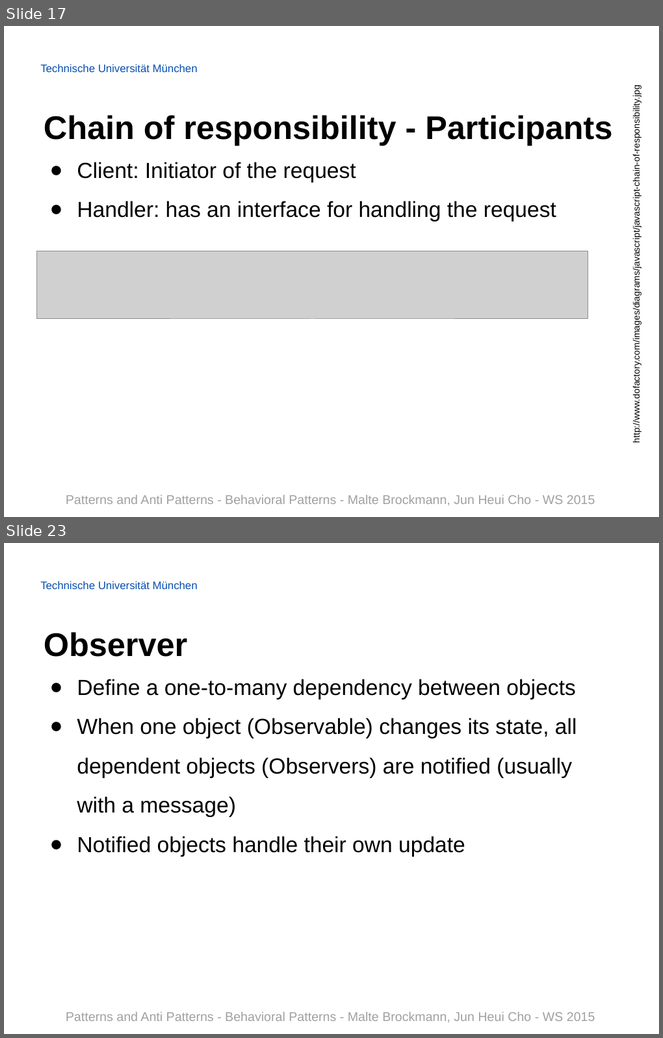
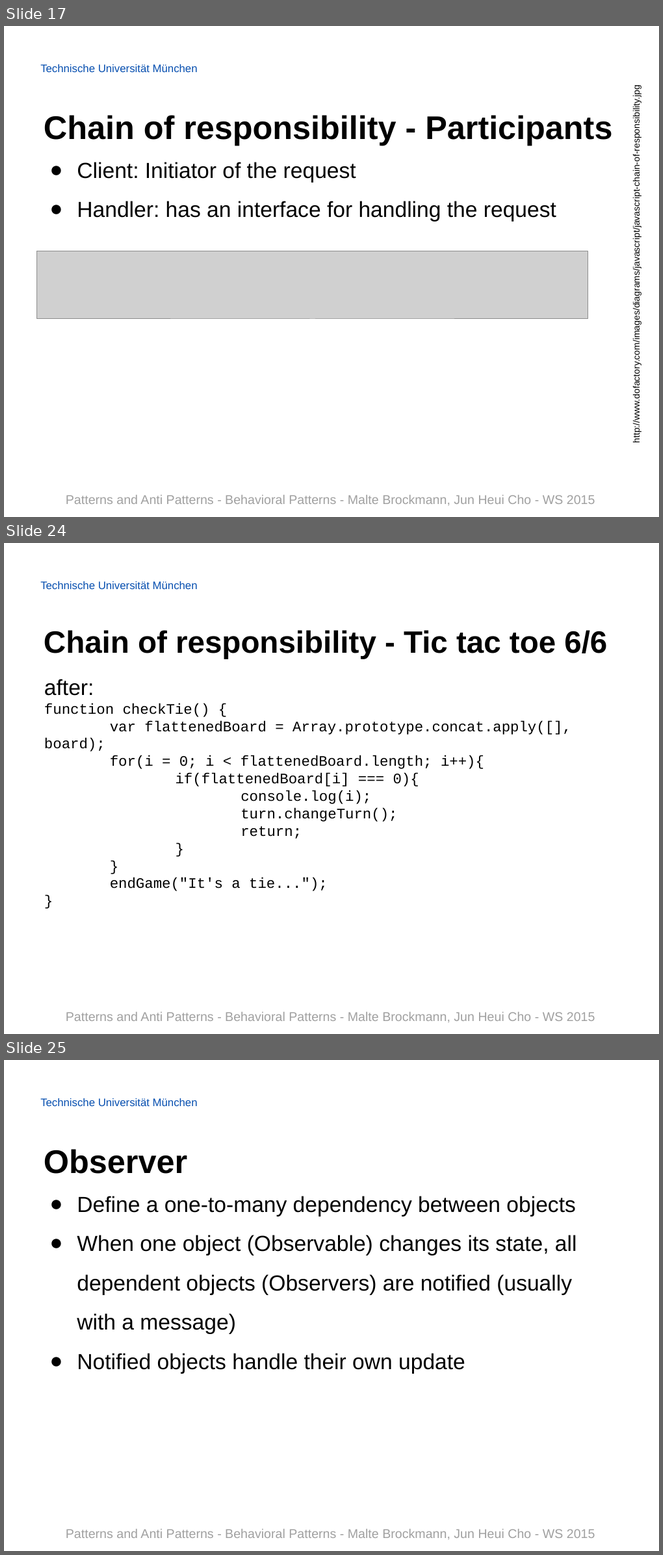
Before and after one commit to Painted6/Behavioral-design-patterns, a slide deck: Behavioral Patterns - JS Patterns and Anti Patterns.pptx. Shown one above the other, each under a label of ours: slides 17 and 23 before the commit, slides 17, 24 and 25 after it; the slides between them are not shown. The pictures are 663x1038 and 663x1555 pixels, drawn with LibreOffice and Linux fonts; fonts in the diff are those of the drawing; grey boxes stand for pictures; background and template pictures are left out. Boxes give left, top, right and bottom in pixels: in the first picture for what was removed or moved away, otherwise in the second. Text is boxed around its words. In the diff, an @@ line names an element or a change of style, - is before the commit and + after.

```diff
--- a/Behavioral Patterns - JS Patterns and Anti Patterns.pptx
+++ b/Behavioral Patterns - JS Patterns and Anti Patterns.pptx
@@ slide 24 added at (4,543,659,1034), background picture (left out); not listed: 2 template elements that a slide beside it also shows @@
@@ title added at (44,630,607,659), 34 pt, text #000000, bold @@
+Chain of responsibility - Tic tac toe 6/6
@@ text added at (44,679,571,891), 16 pt, text #000000 @@
+after:
+function checkTie() {
+var flattenedBoard = Array.prototype.concat.apply([], board);
+for(i = 0; i < flattenedBoard.length; i++){
+if(flattenedBoard[i] === 0){
+console.log(i);
+turn.changeTurn();
+return;
+}
+}
+endGame("It's a tie...");
+}
@@ what was slide 23 is now slide 25 @@
```
Also in this commit, not shown: 5 slides changed, 1 other slide added.
